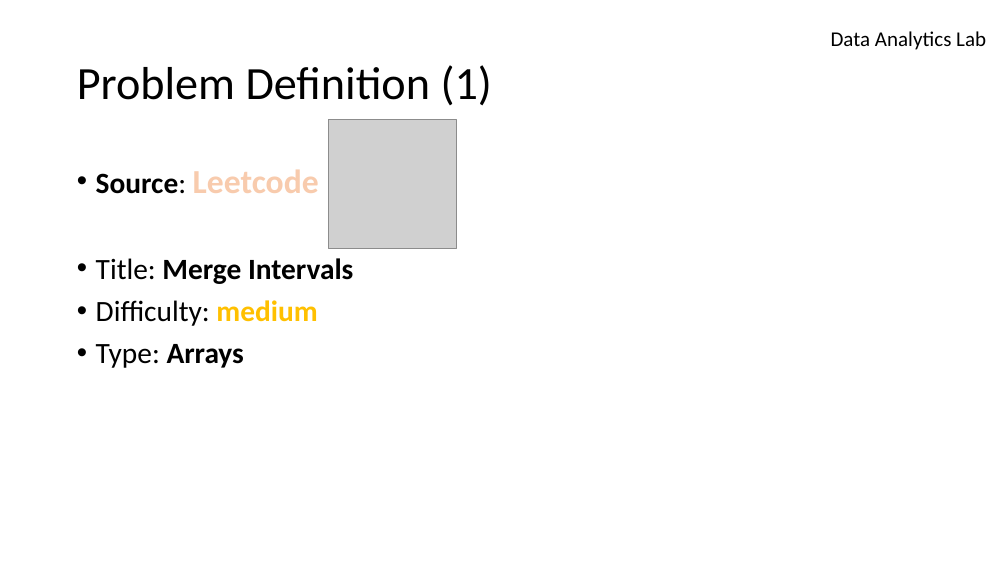
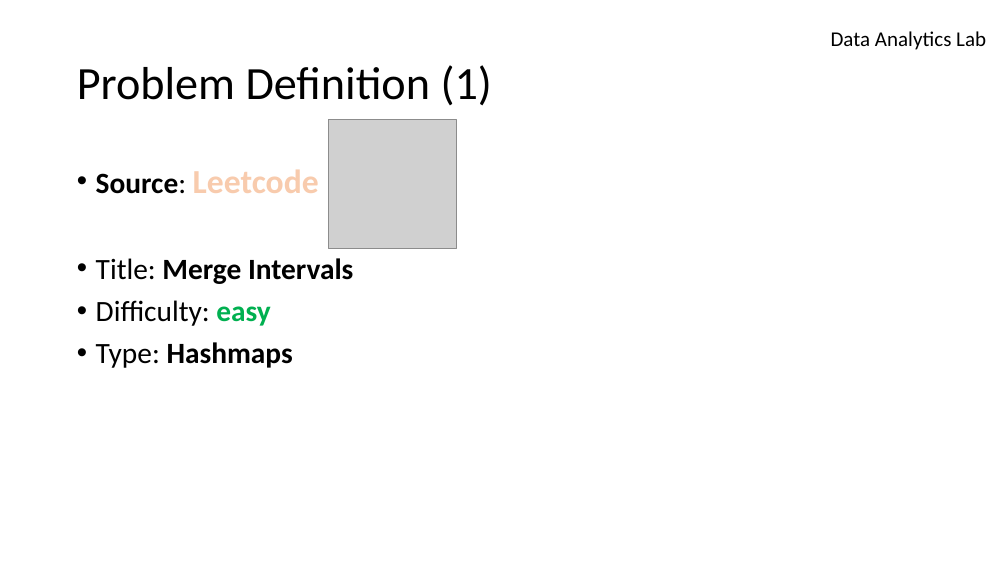
Before and after one commit to azimjaan21/algoMAP, a slide deck: slide 2 of Arrays & Strings/#2.pptx. Drawn at 1008x567 pixels with LibreOffice and Linux fonts; fonts in the diff are those of the drawing; grey boxes stand for pictures; background and template pictures are left out. Boxes give left, top, right and bottom in pixels: in the first picture for what was removed or moved away, otherwise in the second. Text is boxed around its words. In the diff, an @@ line names an element or a change of style, - is before the commit and + after.

```diff
--- a/Arrays & Strings/#2.pptx
+++ b/Arrays & Strings/#2.pptx
@@ text at (x1=96, y1=300, x2=293, y2=368): text changed @@
-• Difficulty: medium
-• Type: Arrays
+• Difficulty: easy
+• Type: Hashmaps
```
Also in this commit, not shown: 5 other slides changed, 1 slide added, 1 slide removed, 2 other files.
